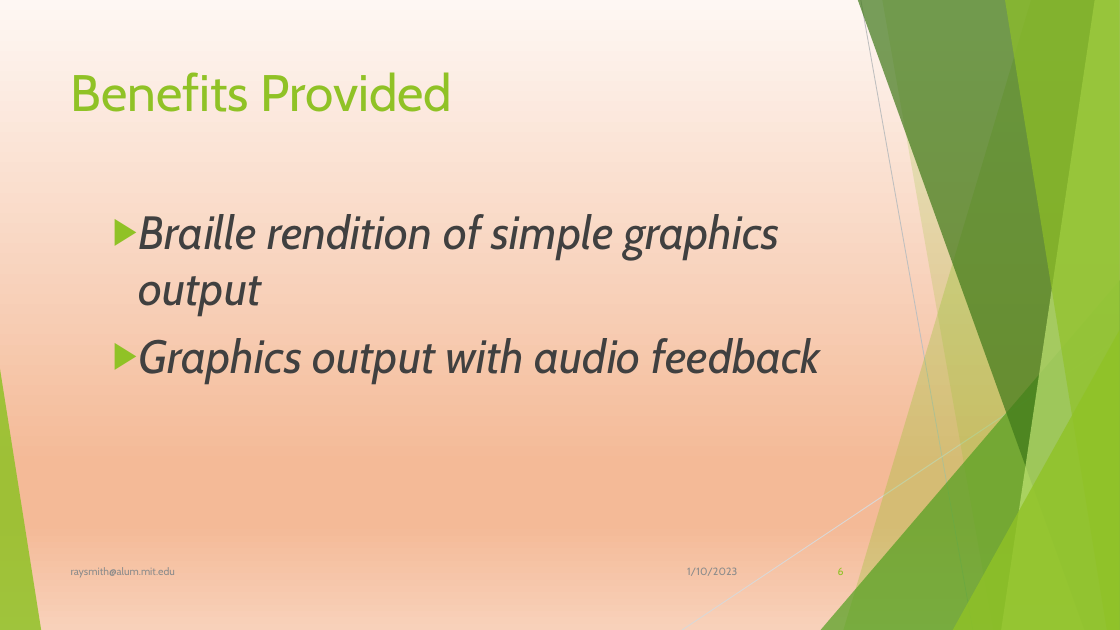
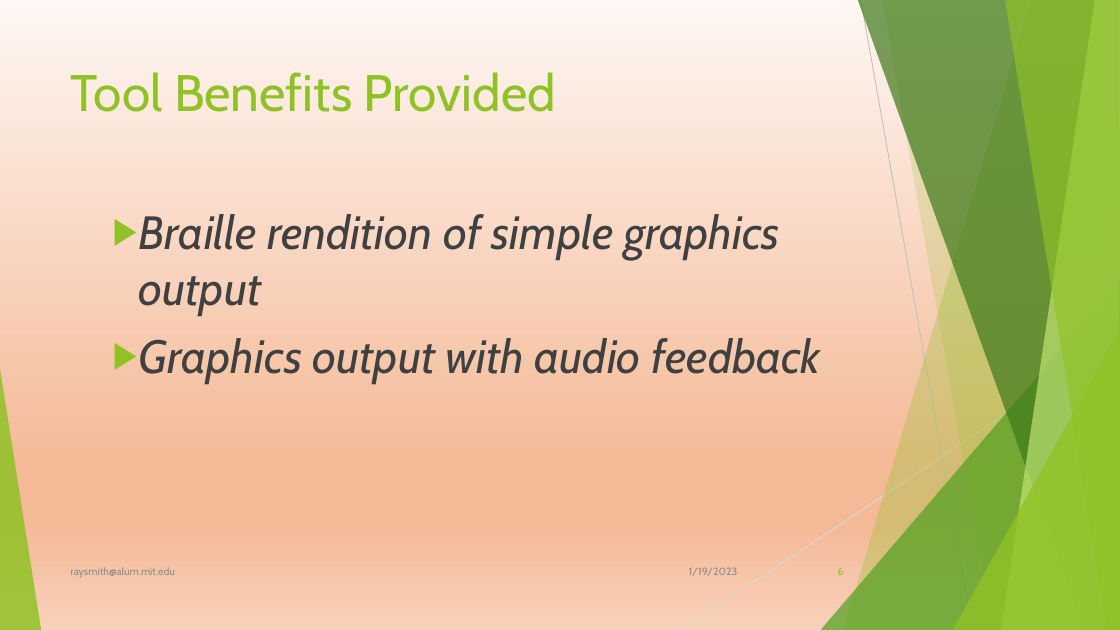
Before and after one commit to raysmith619/Introduction-To-Programming, a slide deck: slide 6 of Docs/ForTheBlind/Visually Imparied Introduction.pptx. Drawn at 1120x630 pixels with LibreOffice and Linux fonts; fonts in the diff are those of the drawing. Boxes give left, top, right and bottom in pixels: in the first picture for what was removed or moved away, otherwise in the second. Text is boxed around its words. In the diff, an @@ line names an element or a change of style, - is before the commit and + after.

Commit message:
Combine tool introduction and implementation
One followed by the next

```diff
--- a/Docs/ForTheBlind/Visually Imparied Introduction.pptx
+++ b/Docs/ForTheBlind/Visually Imparied Introduction.pptx
@@ title at (71,72,556,112): text changed @@
-Benefits Provided
+Tool Benefits Provided
@@ text at (689,567,738,576): text changed @@
-1/10/2023
+1/19/2023
```
Also in this commit, not shown: 19 other slides changed, 15 slides added.
